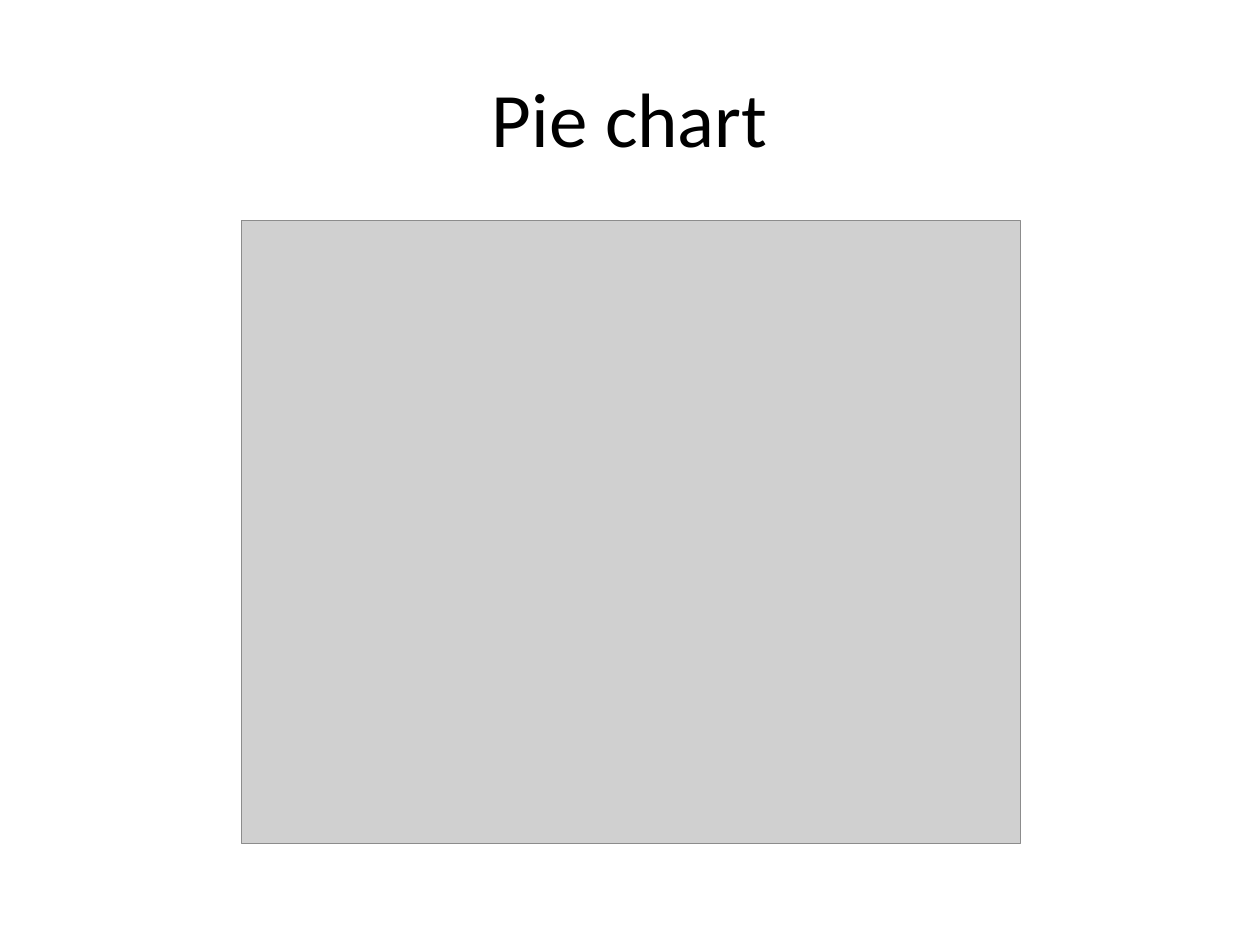
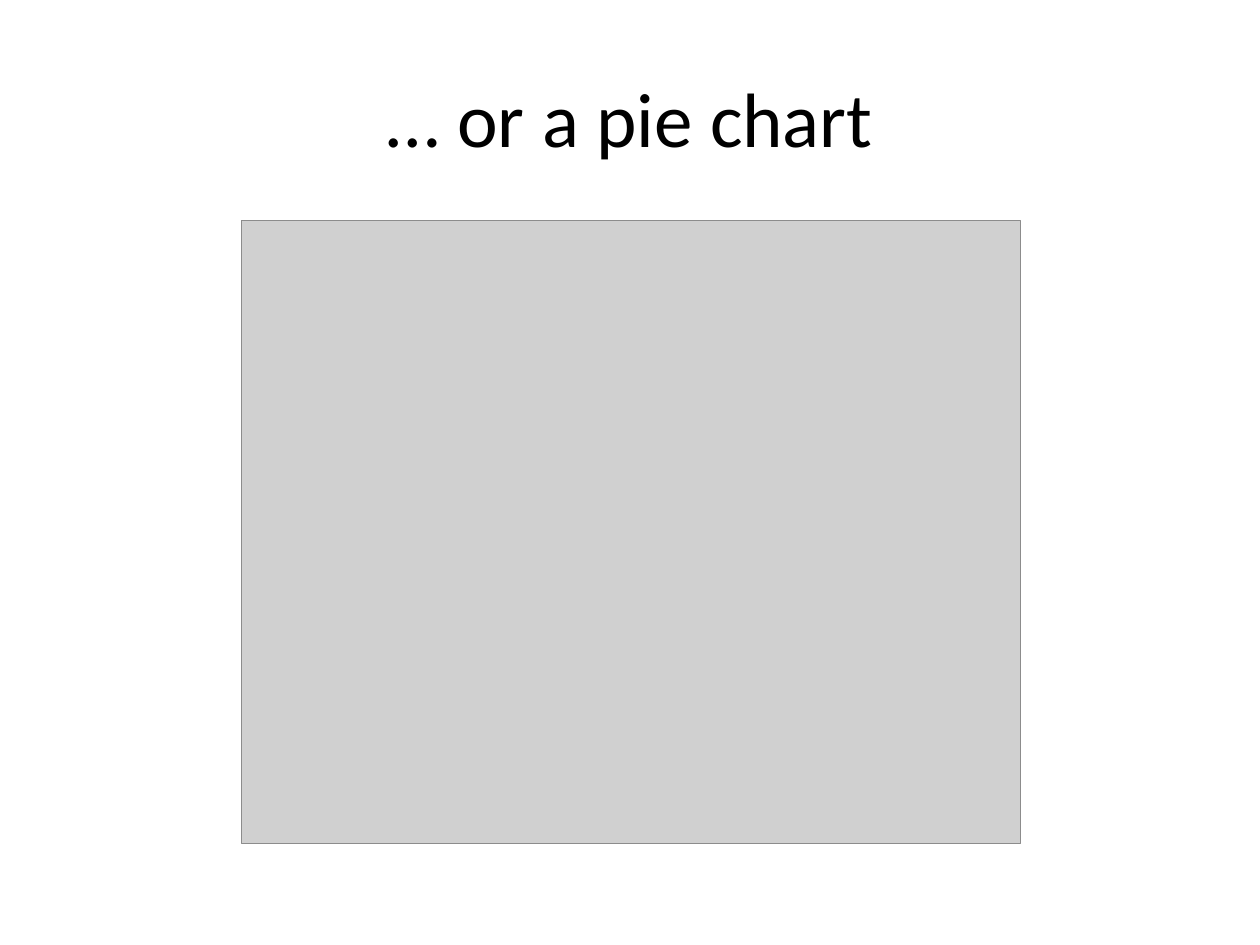
Before and after one commit to pmean/data-visualization, a slide deck: slide 9 of src/data-visualization-02-bars.pptx (slide 8 before the commit). Drawn at 1260x945 pixels with LibreOffice and Linux fonts; fonts in the diff are those of the drawing; grey boxes stand for pictures. Boxes give left, top, right and bottom in pixels: in the first picture for what was removed or moved away, otherwise in the second. Text is boxed around its words. In the diff, an @@ line names an element or a change of style, - is before the commit and + after.

```diff
--- a/src/data-visualization-02-bars.pptx
+++ b/src/data-visualization-02-bars.pptx
@@ title at box(457, 93, 872, 160): text changed @@
-Pie chart
+… or a pie chart
```
Also in this commit, not shown: 1 other slide changed, 13 slides added, 1 slide removed, 10 other files.
